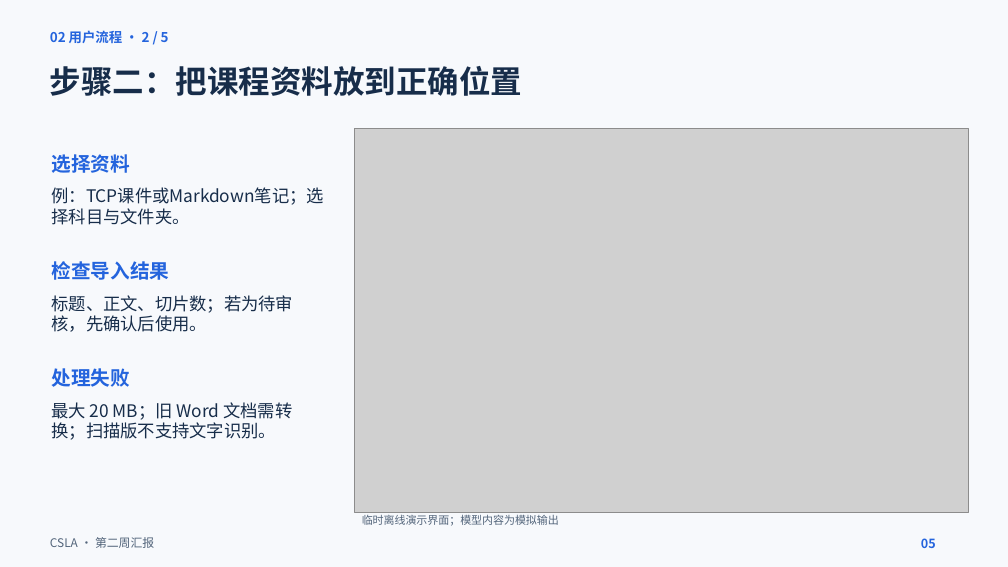
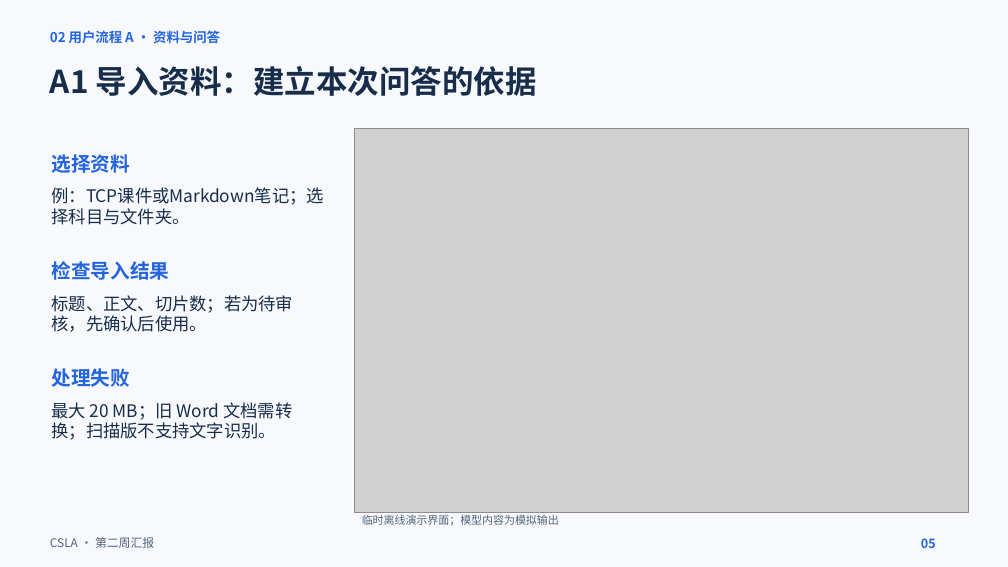
Before and after one commit to KnightofAltria/AIassistant, a slide deck: slide 5 of 文档/汇报内容/第二周汇报/第二周汇报.pptx. Drawn at 1008x567 pixels with LibreOffice and Linux fonts; fonts in the diff are those of the drawing; grey boxes stand for pictures. Boxes give left, top, right and bottom in pixels: in the first picture for what was removed or moved away, otherwise in the second. Text is boxed around its words. In the diff, an @@ line names an element or a change of style, - is before the commit and + after.

Commit message:
docs: 拆分两条用户流程并详解科目学习操作

```diff
--- a/文档/汇报内容/第二周汇报/第二周汇报.pptx
+++ b/文档/汇报内容/第二周汇报/第二周汇报.pptx
@@ text at box(50, 30, 220, 43): text changed @@
-02 用户流程 · 2 / 5
+02 用户流程 A · 资料与问答
@@ text at box(50, 66, 537, 96): text changed @@
-步骤二：把课程资料放到正确位置
+A1 导入资料：建立本次问答的依据
```
Also in this commit, not shown: 13 other slides changed, 4 slides added.
